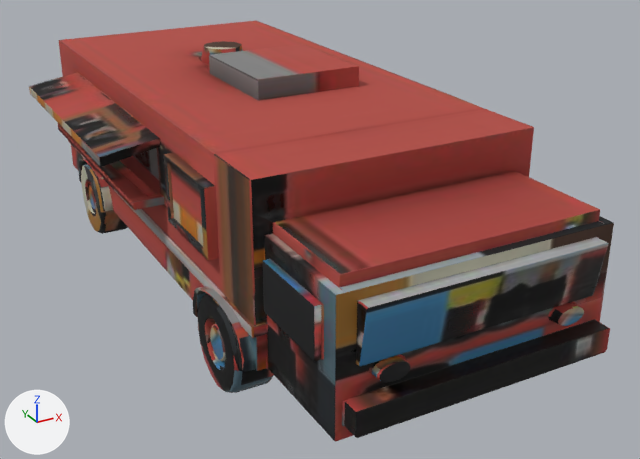
The glTF model public/models/world/food-truck.glb, before and after one commit.
Rendered twice from a 50 mm camera at (-4.14, -8.95, 5.02) aimed at (0.49, -0.53, 0.81). The axes (+X, +Y, +Z) are drawn at lower left. The lights are the same throughout. The picture after the commit comes second. Where no turn or scale is listed for an object, it has been applied to the vertices. Vertices at exactly the same position are counted once.

The older version as bpy lines, for what is in view:
```python
me_food_truck_mesh = bpy.data.meshes.new('food-truck-mesh')
me_food_truck_mesh.from_pydata(...)  # 3167 vertices, 6291 faces; spans x -1.94..1.96, y -3.99..3.99, z -2.04..0.61
me_food_truck_mesh.materials.append(mat_food_truck_surface)
ob_food_truckbody = bpy.data.objects.new('Food-truckBody', me_food_truck_mesh)
ob_food_truckbody.location = (-0.01, 0.0, 2.04)
```
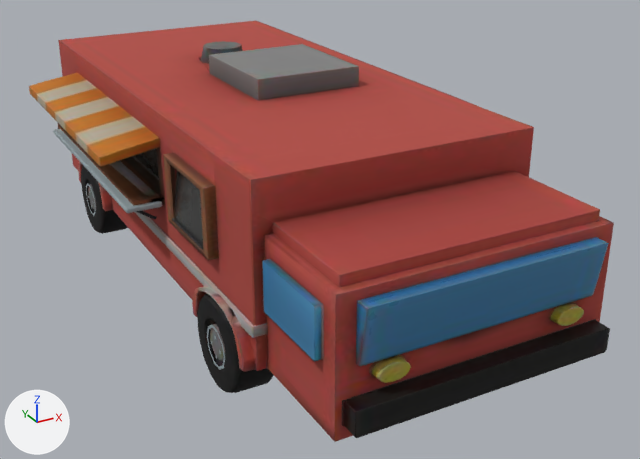
Boxes [x1, y1, x2, y2] around the edits, measured in the pictures (640 x 459 px):
'Food-truckBody', reshaped, moved: [29, 21, 614, 442] in both
part 1 of me_food_truck_mesh, reshaped: before [58, 123, 200, 218]; after [53, 123, 200, 219]
part 2 of me_food_truck_mesh, built on: before [212, 294, 239, 324]; after [207, 294, 239, 370]
part 3 of me_food_truck_mesh, surface changed: [29, 39, 614, 442] in both

The change, as a diff of the scene's bpy script:
```diff
--- a/public/models/world/food-truck.glb.py
+++ b/public/models/world/food-truck.glb.py
@@ me_food_truck_mesh @@
 # used by ob_food_truckbody; location = (-0.01, 0.0, 2.04)
-me_food_truck_mesh.from_pydata(...)  # 3167 vertices, 6291 faces; spans x -1.94..1.96, y -3.99..3.99, z -2.04..0.61
+me_food_truck_mesh.from_pydata(...)  # 3475 vertices, 6631 faces; spans x -1.94..1.96, y -3.99..3.99, z -2.04..0.61
+# me_food_truck_mesh part 1: 24 vertices moved from x -1.38..-1.27, y -0.26..3.05, z -1.05..0.01 to x -1.29, y -0.26..3.05, z -1.05..0.01; 7 vertices removed from x -1.38..-1.27, y -0.79..2.79, z -0.56..0.01; 100 vertices added at x -1.73..-1.29, y -1.66..2.93, z -1.77..0.02
+# me_food_truck_mesh part 2: 2 vertices moved from x -1.38, y -2.11..-1.94, z -1.05..-1.03 to x -1.29, y -2.11..-1.94, z -1.05..-1.03; 37 vertices added at x -1.42..-1.29, y -2.13..-1.67, z -1.77..-1.07
+# me_food_truck_mesh part 3: 5700 kept faces spanning x -1.94..1.96, y -3.99..3.99, z -2.04..0.61 get new texture (UV) coordinates
+# other edits to the shape of me_food_truck_mesh do not show in these pictures
 me_food_truck_mesh.materials.append(mat_food_truck_surface)
```
